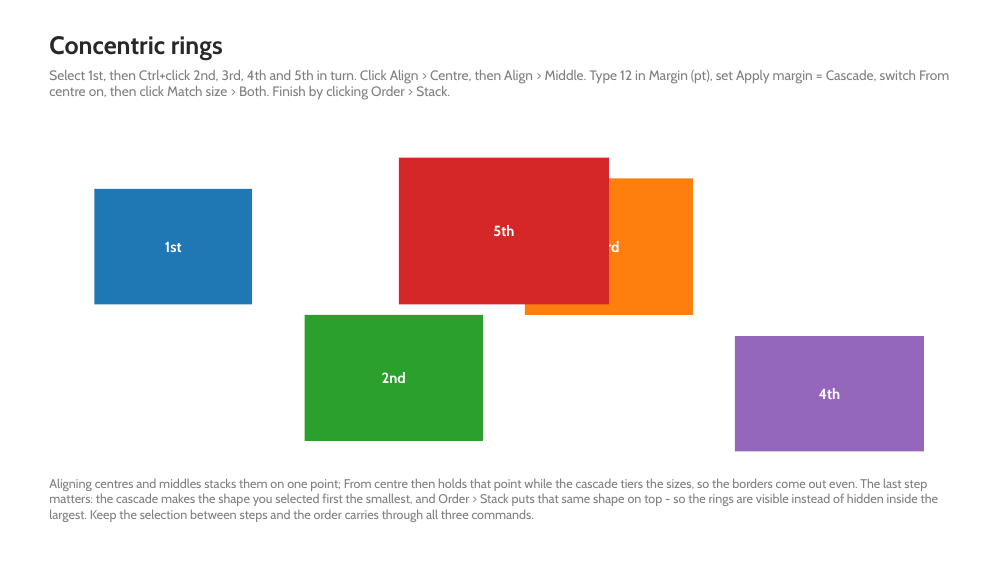
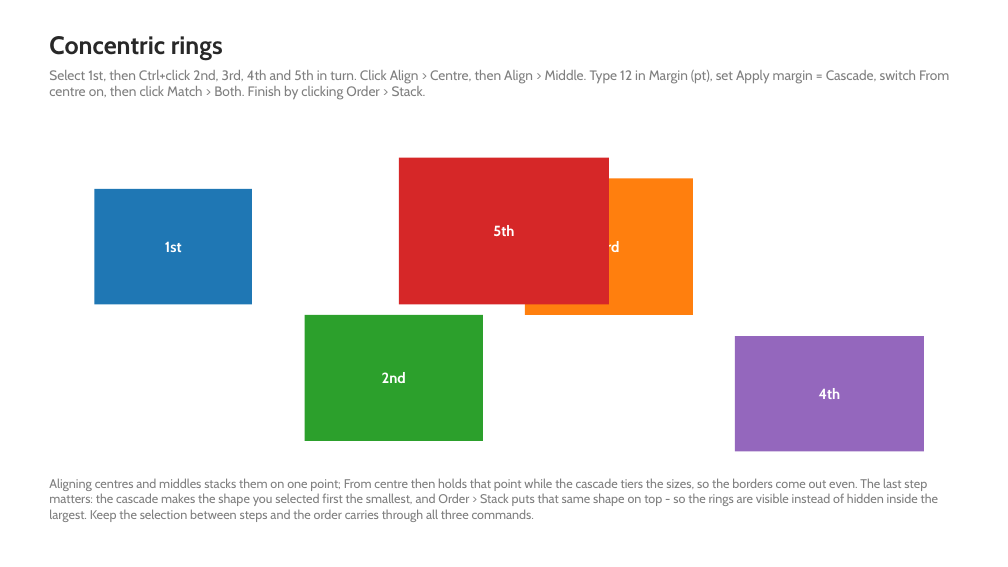
Before and after one commit to MrR1974/AlignPro, a slide deck: slide 9 of sample/AlignPro-Sample.pptx. Drawn at 1008x567 pixels with LibreOffice and Linux fonts; fonts in the diff are those of the drawing. Boxes give left, top, right and bottom in pixels: in the first picture for what was removed or moved away, otherwise in the second. Text is boxed around its words. In the diff, an @@ line names an element or a change of style, - is before the commit and + after.

```diff
--- a/sample/AlignPro-Sample.pptx
+++ b/sample/AlignPro-Sample.pptx
@@ text at (49, 70, 949, 100): text changed @@
-Select 1st, then Ctrl+click 2nd, 3rd, 4th and 5th in turn. Click Align > Centre, then Align > Middle. Type 12 in Margin (pt), set Apply margin = Cascade, switch From centre on, then click Match size > Both. Finish by clicking Order > Stack.
+Select 1st, then Ctrl+click 2nd, 3rd, 4th and 5th in turn. Click Align > Centre, then Align > Middle. Type 12 in Margin (pt), set Apply margin = Cascade, switch From centre on, then click Match > Both. Finish by clicking Order > Stack.
```
Also in this commit, not shown: 3 other slides changed, 4 slides added, 26 other files.
